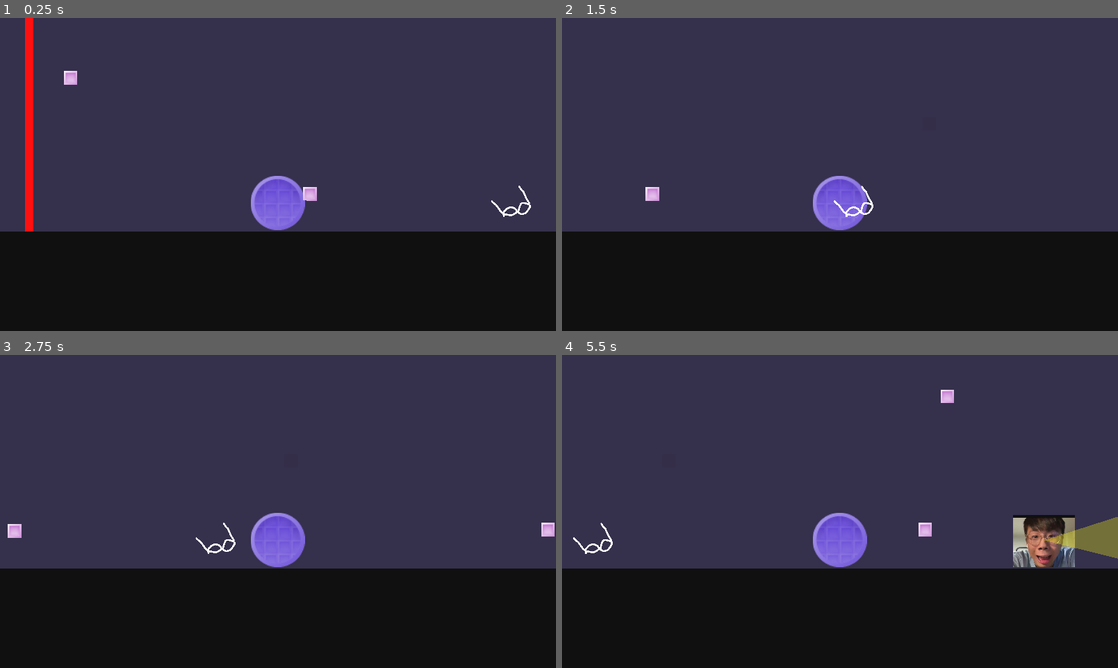
Above: before the commit, frames 1-4 (two rows, left to right).
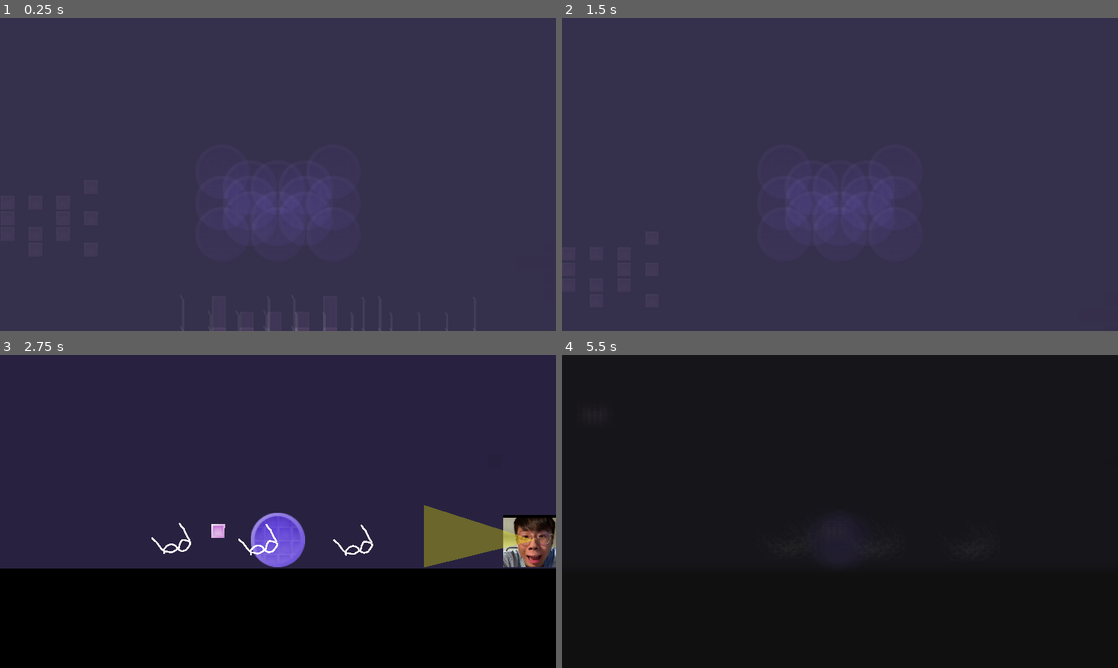
Above: after the commit, the same moments.

Repository: KaratePikachu/JamfestFall2024
Game: Godot game, scene res://Level/test_open_world.tscn
Two runs of this game, one before a commit and one after it. Both use one fixed random seed, a clock stepped at 60 frames per second and the inputs below.
Inputs:
- Up to frame 1 (0.25 s): no input
- Up to frame 2 (1.5 s): hold D (move_right) from 0.53 s (still down); tap E (interact) at 0.6 s; tap Space (jump) at 0.77 s; tap 5 (equip_drone) at 1.35 s
- Up to frame 3 (2.75 s): tap Space (jump) at 1.52 s; tap E (interact) at 1.55, 2.3 s; release D (move_right) at 2.03 s; hold A (move_left) from 2.03 s (still down); hold 3 (equip_infared) from 2.03 s (still down)
- Up to frame 4 (5.5 s): release A (move_left) at 2.78 s; release 3 (equip_infared) at 2.78 s; hold D (move_right) 2.78-4.28 s; tap 8 (equip_kaleidoscope) at 2.85 s; tap Space (jump) at 3.02, 3.77, 4.52 s; tap E (interact) every 0.75 s from 3.05 to 5.3 s; hold 6 (equip_lidar) 3.53-4.28 s; hold A (move_left) 4.28-5.03 s; tap 9 (equip_monocle) at 4.35 s; hold D (move_right) from 5.03 s (still down); hold 7 (equip_normal) from 5.03 s (still down)

The runs differ from the first frame. In frame 1, 36% of the frame differs, in the area x 0-100%, y 0-100%; in frame 2, 35%; in frame 3, 4.0%; in frame 4, 68%, in the area x 0-100%, y 0-69%.

Commit message:
Fixed a strange script swapping bug
fixed a bug that makes the drone goggles pickup to have the normal glasses script when dragged into a scene

Diff:
--- a/Canvas/vision_effects.gd
+++ b/Canvas/vision_effects.gd
@@ -14,9 +14,7 @@
 	$Blindness.visible = false
 	$Sunglasses.visible = false
 	$Drone.visible = false
-	$Drone/DroneEffectOne.visible = false
-	$Drone/DroneEffectTwo.visible = false
-	$Drone/DroneEffectThree.visible = false
+	$Drone.visible = false
 
 func enable_vision(glasses : Player.Glasses):
 	if(glasses == Player.Glasses.NONE):
@@ -24,9 +22,5 @@
 	elif(glasses == Player.Glasses.SUNGLASSES):
 		$Sunglasses.visible = true
 	elif(glasses == Player.Glasses.DRONE):
-		print("effect one = ", $Drone/DroneEffectOne.visible)
 		$Drone.visible = true
-		$Drone/DroneEffectOne.visible = true
-		$Drone/DroneEffectTwo.visible = true
-		$Drone/DroneEffectThree.visible = true
 	pass
--- a/Canvas/vision_effects.tscn
+++ b/Canvas/vision_effects.tscn
@@ -1,11 +1,10 @@
-[gd_scene load_steps=13 format=3 uid="uid://dp7fxu33gf8m0"]
+[gd_scene load_steps=12 format=3 uid="uid://dp7fxu33gf8m0"]
 
 [ext_resource type="Script" path="res://Canvas/vision_effects.gd" id="1_58afm"]
 [ext_resource type="Shader" path="res://Shaders/blur.gdshader" id="2_72r2q"]
 [ext_resource type="Shader" path="res://Shaders/tint.gdshader" id="3_ng80b"]
-[ext_resource type="Shader" path="res://Shaders/Blur.gdshader" id="4_uxciv"]
 [ext_resource type="Shader" path="res://Shaders/VCR.gdshader" id="5_swjpv"]
-[ext_resource type="Shader" path="res://Shaders/Desaturation.gdshader" id="6_4jvwh"]
+[ext_resource type="Shader" path="res://Shaders/desaturation.gdshader" id="6_4jvwh"]
 
 [sub_resource type="ShaderMaterial" id="ShaderMaterial_jqcd5"]
 shader = ExtResource("2_72r2q")
@@ -25,41 +24,41 @@
 shader_parameter/x_blur_offest = 0.02
 shader_parameter/y_blur_offest = 0.02
 
-[sub_resource type="ShaderMaterial" id="ShaderMaterial_i3kl3"]
+[sub_resource type="ShaderMaterial" id="ShaderMaterial_68tex"]
 shader = ExtResource("6_4jvwh")
-shader_parameter/contrast = 0.7
-shader_parameter/saturation = 0.3
+shader_parameter/contrast = 1.0
+shader_parameter/saturation = 1.0
 
-[sub_resource type="ShaderMaterial" id="ShaderMaterial_fiv3v"]
-shader = ExtResource("4_uxciv")
+[sub_resource type="ShaderMaterial" id="ShaderMaterial_koukf"]
+shader = ExtResource("2_72r2q")
 shader_parameter/scale = 1.0
 shader_parameter/lod = 0.0
-shader_parameter/x_blur_offest = 0.01
-shader_parameter/y_blur_offest = 0.01
+shader_parameter/x_blur_offest = 0.0
+shader_parameter/y_blur_offest = 0.0
 
-[sub_resource type="ShaderMaterial" id="ShaderMaterial_brhrr"]
+[sub_resource type="ShaderMaterial" id="ShaderMaterial_sa6ux"]
 shader = ExtResource("5_swjpv")
-shader_parameter/overlay = true
-shader_parameter/scanlines_opacity = 0.129
-shader_parameter/scanlines_width = 0.5
-shader_parameter/grille_opacity = 0.128
+shader_parameter/overlay = false
+shader_parameter/scanlines_opacity = 0.4
+shader_parameter/scanlines_width = 0.25
+shader_parameter/grille_opacity = 0.3
 shader_parameter/resolution = Vector2(640, 480)
 shader_parameter/pixelate = true
 shader_parameter/roll = true
-shader_parameter/roll_speed = 3.0
-shader_parameter/roll_size = 24.467
-shader_parameter/roll_variation = 1.336
-shader_parameter/distort_intensity = 0.033
-shader_parameter/noise_opacity = 0.222
+shader_parameter/roll_speed = 8.0
+shader_parameter/roll_size = 15.0
+shader_parameter/roll_variation = 1.8
+shader_parameter/distort_intensity = 0.05
+shader_parameter/noise_opacity = 0.4
 shader_parameter/noise_speed = 5.0
 shader_parameter/static_noise_intensity = 0.06
-shader_parameter/aberration = 4.75e-08
-shader_parameter/brightness = 1.1
+shader_parameter/aberration = 0.03
+shader_parameter/brightness = 1.4
 shader_parameter/discolor = true
-shader_parameter/warp_amount = 0.32
+shader_parameter/warp_amount = 1.0
 shader_parameter/clip_warp = false
 shader_parameter/vignette_intensity = 0.4
-shader_parameter/vignette_opacity = 0.222
+shader_parameter/vignette_opacity = 0.5
 
 [node name="VisionEffects" type="CanvasLayer"]
 script = ExtResource("1_58afm")
@@ -101,10 +100,8 @@
 [node name="Drone" type="CanvasLayer" parent="."]
 visible = false
 
-[node name="DroneEffectOne" type="CanvasLayer" parent="Drone"]
-
-[node name="Destauration" type="ColorRect" parent="Drone/DroneEffectOne"]
-material = SubResource("ShaderMaterial_i3kl3")
+[node name="Destauration" type="ColorRect" parent="Drone"]
+material = SubResource("ShaderMaterial_68tex")
 anchors_preset = 15
 anchor_right = 1.0
 anchor_bottom = 1.0
@@ -112,10 +109,8 @@
 grow_vertical = 2
 metadata/_edit_use_anchors_ = true
 
-[node name="DroneEffectTwo" type="CanvasLayer" parent="Drone"]
-
-[node name="Blur" type="ColorRect" parent="Drone/DroneEffectTwo"]
-material = SubResource("ShaderMaterial_fiv3v")
+[node name="Blur" type="ColorRect" parent="Drone"]
+material = SubResource("ShaderMaterial_koukf")
 anchors_preset = 15
 anchor_right = 1.0
 anchor_bottom = 1.0
@@ -123,10 +118,8 @@
 grow_vertical = 2
 metadata/_edit_use_anchors_ = true
 
-[node name="DroneEffectThree" type="CanvasLayer" parent="Drone"]
-
-[node name="VCR" type="ColorRect" parent="Drone/DroneEffectThree"]
-material = SubResource("ShaderMaterial_brhrr")
+[node name="VCR" type="ColorRect" parent="Drone"]
+material = SubResource("ShaderMaterial_sa6ux")
 anchors_preset = 15
 anchor_right = 1.0
 anchor_bottom = 1.0
--- a/Interactable/Glasses/Drone/drone_glasses_pickup.gd
+++ b/Interactable/Glasses/Drone/drone_glasses_pickup.gd
@@ -1,4 +1,4 @@
 extends GlassesPickup
 
-func glasses_type():
+func glasses_type() -> Player.Glasses:
 	return Player.Glasses.DRONE
--- a/Interactable/Glasses/Normal/normal_glasses_pickup.gd
+++ b/Interactable/Glasses/Normal/normal_glasses_pickup.gd
@@ -1,4 +1,5 @@
 extends GlassesPickup
+
 
 func glasses_type():
 	return Player.Glasses.NORMAL
--- a/Interactable/Glasses/Normal/normal_glasses_pickup.tscn
+++ b/Interactable/Glasses/Normal/normal_glasses_pickup.tscn
@@ -1,11 +1,17 @@
 [gd_scene load_steps=4 format=3 uid="uid://c2c6j0ido1yw4"]
 
 [ext_resource type="PackedScene" uid="uid://u4ayn3q3dre" path="res://Interactable/interactable.tscn" id="1_528r0"]
-[ext_resource type="Script" path="res://Interactable/Glasses/Normal/normal_glasses_pickup.gd" id="2_xo2bl"]
 [ext_resource type="Texture2D" uid="uid://cknv8qqt8usjd" path="res://Interactable/Glasses/Sunglasses/glasses.png" id="3_j2npi"]
 
+[sub_resource type="GDScript" id="GDScript_7xb47"]
+script/source = "extends GlassesPickup
+
+func glasses_type():
+	return Player.Glasses.NORMAL
+"
+
 [node name="NormalGlassesPickup" instance=ExtResource("1_528r0")]
-script = ExtResource("2_xo2bl")
+script = SubResource("GDScript_7xb47")
 
 [node name="Sprite2D" parent="." index="0"]
 texture = ExtResource("3_j2npi")
--- a/Interactable/Glasses/glasses_pickup.gd
+++ b/Interactable/Glasses/glasses_pickup.gd
@@ -2,6 +2,7 @@
 
 
 func interact():
+	print("Type is ", glasses_type())
 	Player.instance.grant_glasses(glasses_type())
 
 func glasses_type() -> Player.Glasses:
--- a/Interactable/interactable.gd
+++ b/Interactable/interactable.gd
@@ -3,6 +3,7 @@
 func _process(_delta: float) -> void:
 	# NOTE: might be better to handle input in the player instead?
 	if Input.is_action_just_pressed("interact") and Player.instance in get_overlapping_bodies():
+		print(self.get_class)
 		interact()
 
 func interact():
--- a/Interactable/interactable.tscn
+++ b/Interactable/interactable.tscn
@@ -5,7 +5,7 @@
 
 [sub_resource type="CircleShape2D" id="CircleShape2D_jwq1a"]
 
-[node name="Switch2" type="Area2D"]
+[node name="Interactable" type="Area2D"]
 collision_layer = 4
 collision_mask = 2
 script = ExtResource("1_mwdno")
--- a/Level/test_open_world.tscn
+++ b/Level/test_open_world.tscn
@@ -1,16 +1,16 @@
-[gd_scene load_steps=17 format=3 uid="uid://d1kjkl2jsqa1j"]
+[gd_scene load_steps=16 format=3 uid="uid://d1kjkl2jsqa1j"]
 
-[ext_resource type="Shader" path="res://Shaders/Blur.gdshader" id="1_of5qh"]
+[ext_resource type="Shader" path="res://Shaders/blur.gdshader" id="1_of5qh"]
 [ext_resource type="PackedScene" uid="uid://u5vlmp8hm4ku" path="res://Player/player.tscn" id="1_svam2"]
 [ext_resource type="PackedScene" uid="uid://b68p8jegitusu" path="res://Enviorment/DeathSquare/death_square.tscn" id="2_sh6tp"]
 [ext_resource type="Texture2D" uid="uid://cxl5cvsgyxcoe" path="res://Level/TestLevel/princess.png" id="2_wrlyu"]
 [ext_resource type="PackedScene" uid="uid://bmvu0eqsw4qql" path="res://Interactable/Switch/switch.tscn" id="4_2pa1x"]
 [ext_resource type="PackedScene" uid="uid://lpj2ux5e6qek" path="res://Interactable/Door/Door.tscn" id="6_mqqco"]
 [ext_resource type="PackedScene" uid="uid://dp7fxu33gf8m0" path="res://Canvas/vision_effects.tscn" id="6_o2frb"]
+[ext_resource type="PackedScene" uid="uid://cc4ppwhyjy67u" path="res://Interactable/Glasses/Sunglasses/sunglasses_pickup.tscn" id="7_8mvxf"]
 [ext_resource type="PackedScene" uid="uid://qa6itmjrn43y" path="res://Enviorment/Enemy/enemy.tscn" id="8_ovm8l"]
-[ext_resource type="PackedScene" uid="uid://c2c6j0ido1yw4" path="res://Interactable/Glasses/Normal/normal_glasses_pickup.tscn" id="9_0o1u1"]
-[ext_resource type="PackedScene" uid="uid://dn36wd0cgi5j4" path="res://Enviorment/Laser/Laser.tscn" id="10_y6amp"]
-[ext_resource type="PackedScene" uid="uid://cf5674d77sx2n" path="res://Enviorment/Goomba/goomba.tscn" id="11_y8ei8"]
+[ext_resource type="PackedScene" uid="uid://c2c6j0ido1yw4" path="res://Interactable/Glasses/Normal/normal_glasses_pickup.tscn" id="11_3a312"]
+[ext_resource type="PackedScene" uid="uid://djp7bfajmwpgl" path="res://Interactable/Glasses/Drone/drone_glasses_pickup.tscn" id="11_eiqlw"]
 
 [sub_resource type="ShaderMaterial" id="ShaderMaterial_p2x72"]
 shader = ExtResource("1_of5qh")
@@ -36,13 +36,6 @@
 shader_parameter/x_blur_offest = 0.0
 shader_parameter/y_blur_offest = 0.0
 
-[sub_resource type="ShaderMaterial" id="ShaderMaterial_jqcd5"]
-shader = ExtResource("1_of5qh")
-shader_parameter/scale = 1.0
-shader_parameter/lod = 0.0
-shader_parameter/x_blur_offest = 0.0
-shader_parameter/y_blur_offest = 0.0
-
 [node name="TestOpenWorld" type="Node2D"]
 position = Vector2(-466, -368)
 
@@ -52,7 +45,7 @@
 
 [node name="Player" parent="." instance=ExtResource("1_svam2")]
 material = SubResource("ShaderMaterial_p2x72")
-position = Vector2(423, 482)
+position = Vector2(484.001, 214.999)
 scale = Vector2(1.465, 1.465)
 
 [node name="Camera2D" type="Camera2D" parent="Player"]
@@ -118,36 +111,20 @@
 [node name="Door" parent="." instance=ExtResource("6_mqqco")]
 position = Vector2(2057, 352)
 scale = Vector2(1.08, 8.64)
-color = Color(0.6, 0.6, 0.6, 1)
+color = Color(1, 0, 0, 1)
 
 [node name="VisionEffects" parent="." instance=ExtResource("6_o2frb")]
-visible = false
-
-[node name="CanvasLayer" type="CanvasLayer" parent="."]
-
-[node name="ColorRect" type="ColorRect" parent="CanvasLayer"]
-material = SubResource("ShaderMaterial_jqcd5")
-anchors_preset = 15
-anchor_right = 1.0
-anchor_bottom = 1.0
-grow_horizontal = 2
-grow_vertical = 2
-size_flags_horizontal = 3
-size_flags_vertical = 3
 
 [node name="Enemy" parent="." instance=ExtResource("8_ovm8l")]
-position = Vector2(1603, 530)
-isSpinning = true
+position = Vector2(1023, 545)
 
-[node name="NormalGlassesPickup" parent="." instance=ExtResource("9_0o1u1")]
-position = Vector2(825, 541)
+[node name="SunglassesPickup" parent="." instance=ExtResource("7_8mvxf")]
+position = Vector2(397, 541)
 
-[node name="Lazer" parent="." instance=ExtResource("10_y6amp")]
-position = Vector2(27, 632)
-scale = Vector2(1, -7.28)
-loop_time = 2
+[node name="DroneGlassesPickup" parent="." instance=ExtResource("11_eiqlw")]
+position = Vector2(547, 543)
 
-[node name="Goomba" parent="." instance=ExtResource("11_y8ei8")]
-position = Vector2(1787, 524)
+[node name="NormalGlassesPickup" parent="." instance=ExtResource("11_3a312")]
+position = Vector2(711, 544)
 
 [connection signal="triggered" from="Switch" to="Door" method="_on_triggered"]
--- a/Player/player.gd
+++ b/Player/player.gd
@@ -65,6 +65,7 @@
 
 
 func grant_glasses(new_glasses):
+
 	if !obtained_glasses.has(new_glasses):
 		obtained_glasses.append(new_glasses)
 	else:
@@ -76,13 +77,10 @@
 
 
 func switch_glasses(new_glasses):
-	print(new_glasses)
 	glasses_changed.emit(worn_glasses,new_glasses)
 
 func _on_glasses_changed(old_glasses: int, new_glasses: int) -> void:
 	self.worn_glasses = new_glasses
-	print("test")
-	print(Glasses.NORMAL)
 	pass # Replace with function body.
 
 func _physics_process(delta):
--- a/Shaders/Screen post proccessing effects.tscn
+++ /dev/null
@@ -1,42 +0,0 @@
-[gd_scene load_steps=5 format=3 uid="uid://ch3jcnxn5rxvu"]
-
-[ext_resource type="Shader" path="res://Shaders/Blur.gdshader" id="1_wryif"]
-[ext_resource type="Shader" path="res://Shaders/Sunglasses.gdshader" id="2_61tgl"]
-
-[sub_resource type="ShaderMaterial" id="ShaderMaterial_2u8dp"]
-shader = ExtResource("1_wryif")
-shader_parameter/scale = 1.0
-shader_parameter/lod = 0.0
-shader_parameter/x_blur_offest = 0.03
-shader_parameter/y_blur_offest = 0.03
-
-[sub_resource type="ShaderMaterial" id="ShaderMaterial_phv0s"]
-shader = ExtResource("2_61tgl")
-shader_parameter/sunGlass_color = Color(0.117647, 0.117647, 0.117647, 0.745098)
-
-[node name="Node2D" type="Node2D"]
-
-[node name="CanvasLayer" type="CanvasLayer" parent="."]
-
-[node name="BlurScreen" type="ColorRect" parent="CanvasLayer"]
-material = SubResource("ShaderMaterial_2u8dp")
-anchors_preset = 15
-anchor_right = 1.0
-anchor_bottom = 1.0
-grow_horizontal = 2
-grow_vertical = 2
-
-[node name="SunglassesScreen" type="ColorRect" parent="CanvasLayer"]
-material = SubResource("ShaderMaterial_phv0s")
-anchors_preset = 15
-anchor_right = 1.0
-anchor_bottom = 1.0
-grow_horizontal = 2
-grow_vertical = 2
-
-[node name="ColorRect" type="ColorRect" parent="CanvasLayer"]
-anchors_preset = 15
-anchor_right = 1.0
-anchor_bottom = 1.0
-grow_horizontal = 2
-grow_vertical = 2
--- a/Shaders/Sunglasses.gdshader
+++ /dev/null
@@ -1,11 +0,0 @@
-shader_type canvas_item;
-// 1e1e1ebe new for source color (old = 646464e7)
-uniform vec4 sunGlass_color : source_color;
-void vertex() {
-	// Called for every vertex the material is visible on.
-}
-
-void fragment() {
-	// Called for every pixel the material is visible on.
-	COLOR *= sunGlass_color;
-}
--- a/Shaders/Test/Screen post proccessing effects.tscn
+++ b/Shaders/Test/Screen post proccessing effects.tscn
@@ -1,7 +1,7 @@
-[gd_scene load_steps=5 format=3 uid="uid://dvref17ru7wft"]
+[gd_scene load_steps=5 format=3 uid="uid://ch3jcnxn5rxvu"]
 
-[ext_resource type="Shader" path="res://Shaders/blur.gdshader" id="1_wryif"]
-[ext_resource type="Shader" path="res://Shaders/tint.gdshader" id="2_61tgl"]
+[ext_resource type="Shader" path="res://Shaders/Blur.gdshader" id="1_wryif"]
+[ext_resource type="Shader" path="res://Shaders/Sunglasses.gdshader" id="2_61tgl"]
 
 [sub_resource type="ShaderMaterial" id="ShaderMaterial_2u8dp"]
 shader = ExtResource("1_wryif")
@@ -33,3 +33,10 @@
 anchor_bottom = 1.0
 grow_horizontal = 2
 grow_vertical = 2
+
+[node name="ColorRect" type="ColorRect" parent="CanvasLayer"]
+anchors_preset = 15
+anchor_right = 1.0
+anchor_bottom = 1.0
+grow_horizontal = 2
+grow_vertical = 2
--- a/Shaders/test_shader.gdshader
+++ /dev/null
@@ -1,25 +0,0 @@
-shader_type canvas_item;
-
-uniform vec2 size = vec2(32.0, 28.0);
-// If you intend to read from mipmaps with `textureLod()` LOD values greater than `0.0`,
-// use `filter_nearest_mipmap` instead. This shader doesn't require it.
-uniform sampler2D screen_texture : source_color, hint_screen_texture, repeat_disable, filter_nearest;
-
-void fragment() {
-        vec2 norm_size = size * SCREEN_PIXEL_SIZE;
-        bool half = mod(SCREEN_UV.y / 2.0, norm_size.y) / norm_size.y < 0.5;
-        vec2 uv = SCREEN_UV + vec2(norm_size.x * 0.5 * float(half), 0.0);
-        vec2 center_uv = floor(uv / norm_size) * norm_size;
-        vec2 norm_uv = mod(uv, norm_size) / norm_size;
-        center_uv += mix(vec2(0.0, 0.0),
-                         mix(mix(vec2(norm_size.x, -norm_size.y),
-                                 vec2(0.0, -norm_size.y),
-                                 float(norm_uv.x < 0.5)),
-                             mix(vec2(0.0, -norm_size.y),
-                                 vec2(-norm_size.x, -norm_size.y),
-                                 float(norm_uv.x < 0.5)),
-                             float(half)),
-                         float(norm_uv.y < 0.3333333) * float(norm_uv.y / 0.3333333 < (abs(norm_uv.x - 0.5) * 2.0)));
-
-        COLOR = textureLod(screen_texture, center_uv, 0.0);
-}
Not shown: 1 places in Interactable/Glasses/Drone/drone_glasses_pickup.tscn that only renumber resources
Renamed: Shaders/Desaturation.gdshader -> Shaders/desaturation.gdshader
